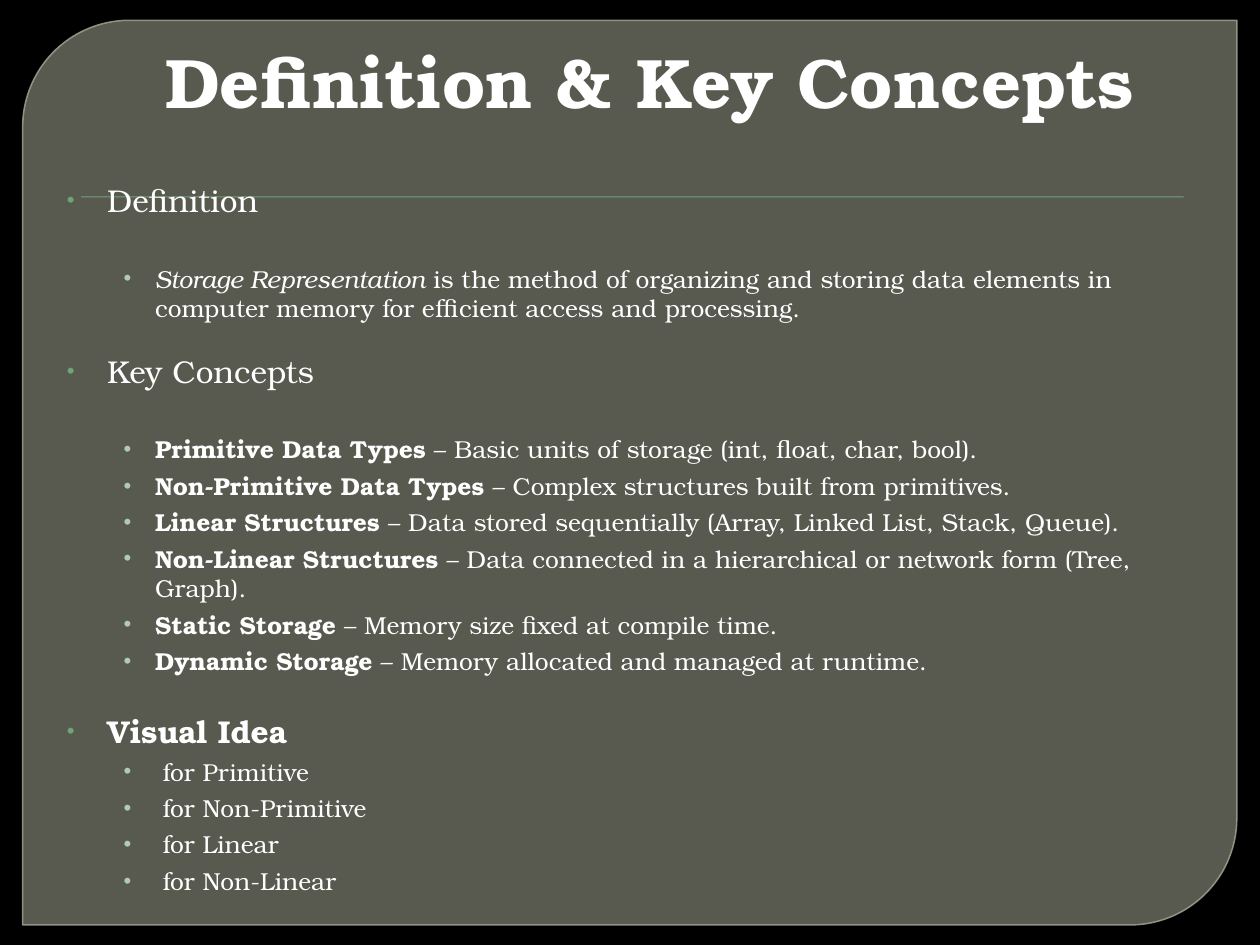
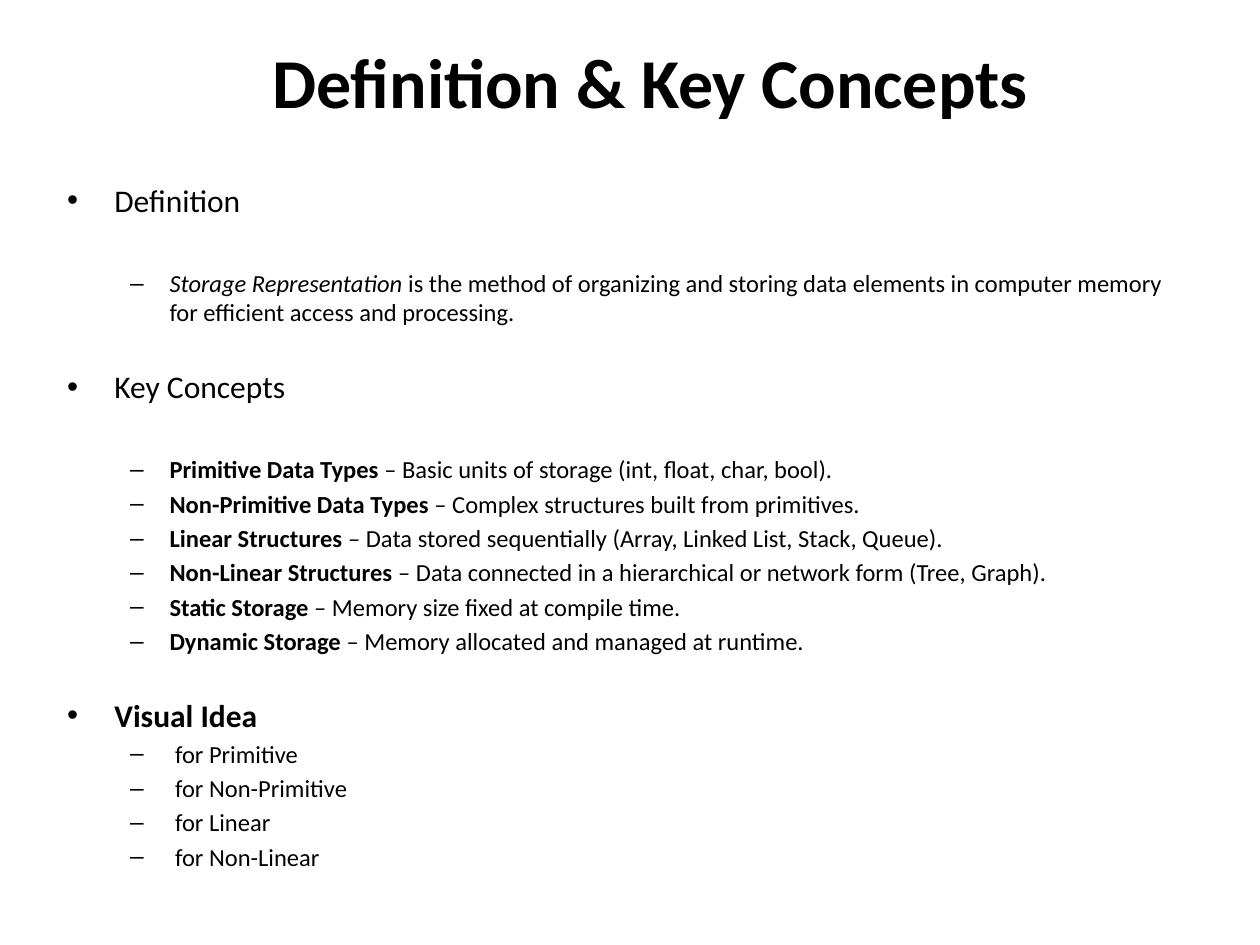
Before and after one commit to bhavyp2311/DBMS, a slide deck: slide 3 of DS/DS_PPT.pptx. Drawn at 1260x945 pixels with LibreOffice and Linux fonts; fonts in the diff are those of the drawing; background and template pictures are left out. Boxes give left, top, right and bottom in pixels: in the first picture for what was removed or moved away, otherwise in the second. Text is boxed around its words. In the diff, an @@ line names an element or a change of style, - is before the commit and + after.

```diff
--- a/DS/DS_PPT.pptx
+++ b/DS/DS_PPT.pptx
@@ background picture (left out) to #FFFFFF @@
@@ round diag rect removed at box(23, 20, 1237, 925) @@
@@ text "Definition & Key Concepts" at box(272, 58, 1028, 119): font TeX Gyre Bonum to Calibri, text colour #FFFFFF to #000000 @@
@@ text "Definition" at box(114, 190, 1161, 866): font TeX Gyre Bonum to Calibri, text colour #FFFFFF to #000000; indent changed; more space between paragraphs; bullet • to –; less space between paragraphs @@
@@ rectangle removed at box(81, 197, 1183, 198) @@
```
Also in this commit, not shown: 4 other slides changed, 2 slides added, 1 slide removed, 17 other files.
